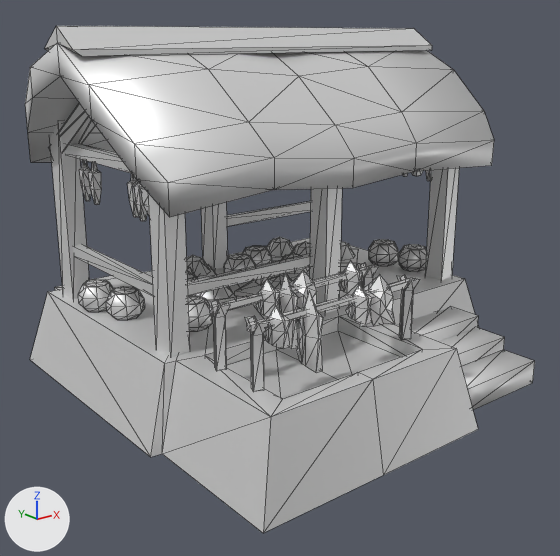
What one commit did to the COLLADA model art/meshes/structural/maya_protoclassic/farmstead_2.dae.
Rendered twice from a 50 mm lens placed at (-14.4, -18.0, 8.93), pointed at (-0.46, -0.58, 1.96). The lights are fixed; the arrows at lower left show +X, +Y and +Z. Mesh edges are drawn as thin lines. Where no turn or scale is listed for an object, it has been applied to the vertices.

The first picture shows 'farm_2'.
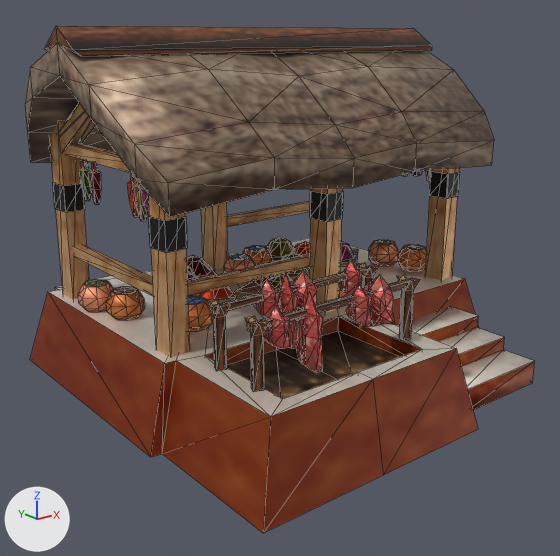
The newer file is also turned or shifted as a whole; pictures and numbers use the older file's frame.

The change, as a list of edits to the scene's bpy script:
```text
Add img_maya_protoclassic_struct_png:
    img_maya_protoclassic_struct_png = load_image('maya_protoclassic_struct.png', '../../../textures/skins/structural/maya_protoclassic_struct.png', 2048, 1024, 'sRGB')
Add mat_texturas_mayas__finalizadas:
    mat_texturas_mayas__finalizadas = principled_material('texturas_mayas__finalizadas')
    mat_texturas_mayas__finalizadas.texture = img_maya_protoclassic_struct_png
    mat_texturas_mayas__finalizadas.metallic = 0.5
Change me_cubo_004:
    used by ob_farm_2; location = (0.71, 0.52, 0.32)
    remove me_cubo_004.from_pydata(...)  # 1378 vertices, 2219 faces; spans x -7.12..5.72, y -7.48..6.22, z -1.28..8.83
    add me_cubo_004.from_pydata(...)  # 1426 vertices, 2267 faces; spans x -7.12..5.72, y -7.48..6.22, z -1.28..8.83
    me_cubo_004 part 1: the loose piece of 8 vertices spanning x -1.05..-0.43, y -2.97..-2.29, z 0.93..6.33 is copied, and the copy is scaled about its middle by (1.06, 1.06, 0.143), then moved by (0.0, 0.0, 0.46), in mat_texturas_mayas__finalizadas (picture img_maya_protoclassic_struct_png); it spans x -1.06..-0.41, y -2.99..-2.27, z 3.7..4.47
    me_cubo_004 part 2: the loose piece of 8 vertices spanning x 4.0..4.62, y -2.97..-2.29, z 0.93..6.33 is copied, and the copy is scaled about its middle by (1.06, 1.06, 0.143), then moved by (0.0, 0.0, 0.46), in mat_texturas_mayas__finalizadas (picture img_maya_protoclassic_struct_png); it spans x 3.98..4.63, y -2.99..-2.27, z 3.7..4.47
    me_cubo_004 part 3: the loose piece of 8 vertices spanning x -6.16..-5.54, y -2.97..-2.29, z 0.93..6.33 is copied, and the copy is scaled about its middle by (1.06, 1.06, 0.143), then moved by (0.0, 0.0, 0.46), in mat_texturas_mayas__finalizadas (picture img_maya_protoclassic_struct_png); it spans x -6.17..-5.52, y -2.99..-2.27, z 3.7..4.47
    me_cubo_004 part 4: the loose piece of 8 vertices spanning x -6.16..-5.54, y 2.68..3.36, z 0.93..6.33 is copied, and the copy is scaled about its middle by (1.06, 1.06, 0.143), then moved by (0.0, 0.0, 0.46), in mat_texturas_mayas__finalizadas (picture img_maya_protoclassic_struct_png); it spans x -6.17..-5.52, y 2.66..3.38, z 3.7..4.47
    me_cubo_004 part 5: 57 kept faces spanning x -7.12..5.72, y -3.83..4.11, z 1.11..8.43 get new texture (UV) coordinates
    me_cubo_004 part 6: 2219 faces spanning x -7.12..5.72, y -7.48..6.22, z -1.28..8.83 switch from mat_texturas_mayas__finalizadas_003 (white #e7e7e7) to mat_texturas_mayas__finalizadas (picture img_maya_protoclassic_struct_png)
```

Boxes [x1, y1, x2, y2] around the edits, measured in the pictures (560 x 556 px):
part 1 of me_cubo_004, added (black): after [310, 191, 343, 222]
part 2 of me_cubo_004, added (black): after [429, 172, 460, 199]
part 3 of me_cubo_004, added (black): after [148, 216, 187, 253]
part 4 of me_cubo_004, added (black): after [53, 183, 85, 212]
part 5 of me_cubo_004, surface changed (white to brown): [25, 43, 494, 263] in both
part 6 of me_cubo_004, recoloured (grey to brown): [25, 26, 535, 533] in both
